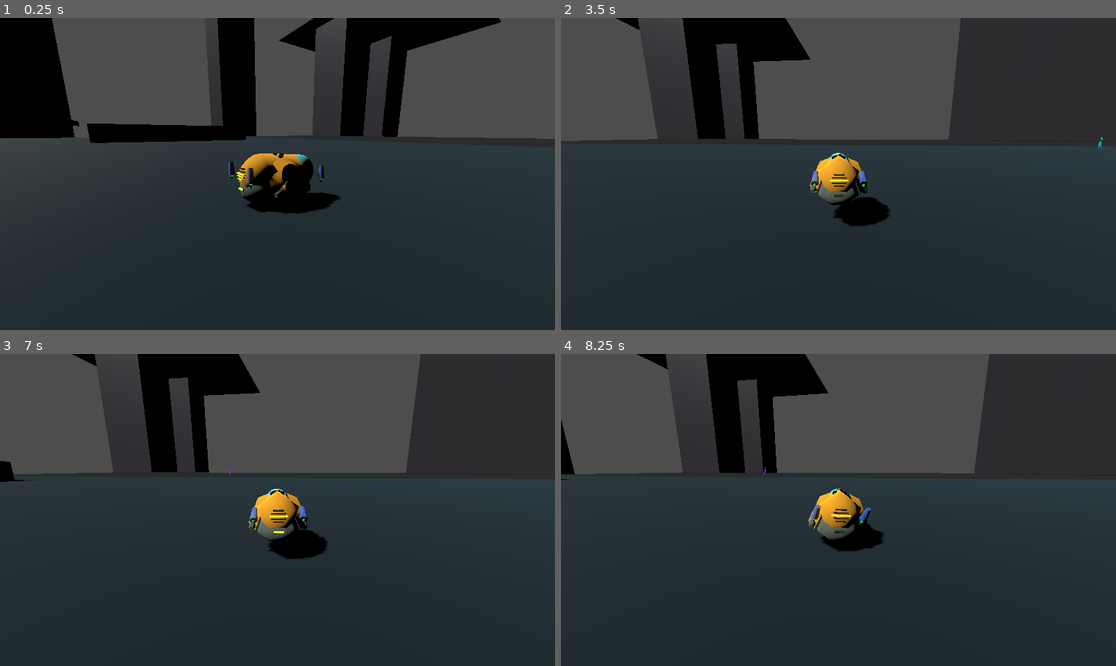
Above: before the commit, frames 1-4 (two rows, left to right).
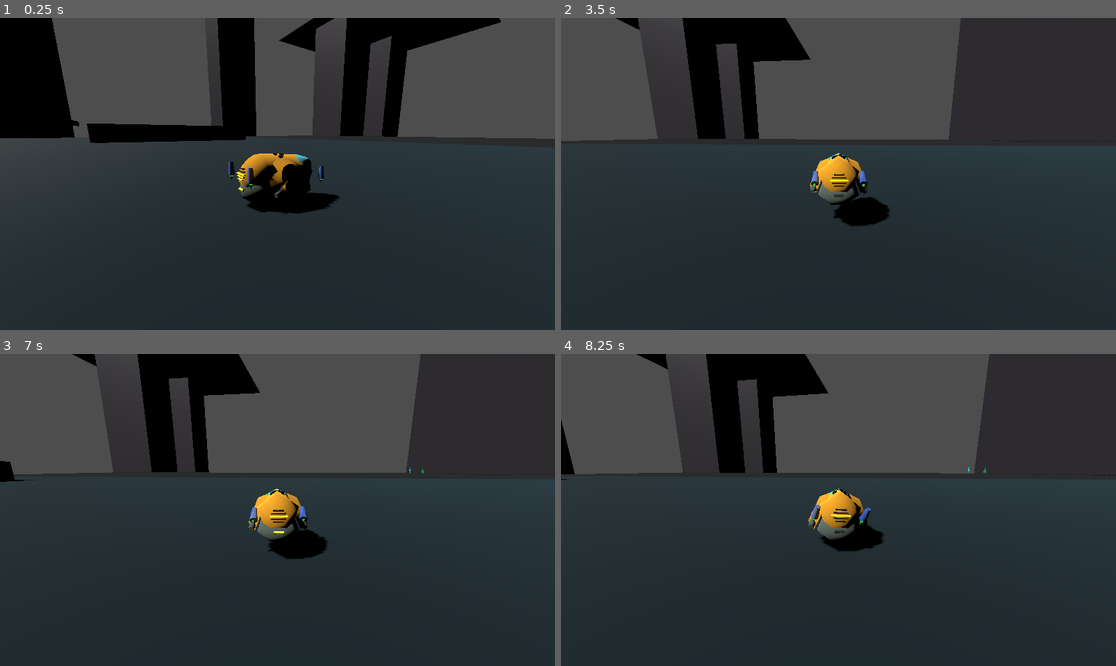
Above: after the commit, the same moments.

Repository: TaxiService/fcar
Game: Godot game, scene res://main.tscn
The game is run twice, just before and just after one commit, with the same random seed, the same clock (stepped at 60 frames per second) and the same inputs. The engine's default icon, where the game draws it, is replaced by a stand-in: a white triangle on a blue panel in a dark square.
Inputs (mouse positions are in pixels of both pictures, inside the frame that each line leads up to):
- Up to frame 1 (0.25 s): no input
- Up to frame 2 (3.5 s): move the mouse to (960, 158) at 0.52 s; hold D (strafe_right) 0.53-1.28 s; hold C (crouch) 0.53-1.28 s; click (960, 158) at 0.67 s; tap Space (jump) at 0.77, 1.52, 3.02 s; move the mouse to (727, 189) at 1.27 s; hold S (backward) 1.28-2.03 s; tap V (toggle_auto_hover) at 1.35 s; move the mouse to (894, 105) at 2.02 s; hold D (strafe_right) 2.03-2.78 s; tap Ctrl (toggle_com_compensation) at 2.1 s; move the mouse to (810, 236) at 2.77 s; hold W (forward) from 2.78 s (still down); tap Shift at 2.85 s; click (810, 236) at 2.92 s
- Up to frame 3 (7 s): move the mouse to (444, 556) at 3.52 s; release W (forward) at 3.53 s; hold C (crouch) 3.53-4.28 s; hold A (strafe_left) 3.53-5.03 s; tap Space (jump) at 3.77, 4.52, 6.02, 6.77 s; move the mouse to (111, 463) at 4.27 s; tap V (toggle_auto_hover) at 4.35 s; move the mouse to (305, 510) at 5.02 s; hold S (backward) 5.03-5.78 s; tap Ctrl (toggle_com_compensation) at 5.1 s; click (305, 510) at 5.17 s; move the mouse to (194, 432) at 5.77 s; hold D (strafe_right) 5.78-6.53 s; tap Shift at 5.85 s; move the mouse to (399, 494) at 6.52 s; hold W (forward) from 6.53 s (still down); hold C (crouch) from 6.53 s (still down)
- Up to frame 4 (8.25 s): move the mouse to (727, 525) at 7.27 s; release W (forward) at 7.28 s; release C (crouch) at 7.28 s; hold D (strafe_right) 7.28-8.03 s; tap V (toggle_auto_hover) at 7.35 s; click (727, 525) at 7.42 s; tap Space (jump) at 7.52 s; move the mouse to (894, 441) at 8.02 s; hold S (backward) from 8.03 s (still down); tap Ctrl (toggle_com_compensation) at 8.1 s

The runs differ from the first frame. In frame 1, less than 0.1% of the frame differs, in the area x 53-61%, y 43-59%; in frame 2, less than 0.1%; in frame 3, less than 0.1%; in frame 4, less than 0.1%.

Commit message:
added yaw acceleration tweaks

Diff:
--- a/FCar.gd
+++ b/FCar.gd
@@ -36,6 +36,10 @@
 @export_category("yaw")
 @export var yaw_thrust_angle: float = 30.0
 @export var max_angular_speed: float = 2.0
+@export var yaw_deceleration: float = 3.0  # How fast yaw input decays when released
+@export var yaw_accel_min: float = 0.3  # Yaw acceleration at max speed
+@export var yaw_accel_max: float = 1.8  # Yaw acceleration at rest
+@export var yaw_accel_max_speed: float = 50.0  # Speed at which yaw_accel_min kicks in
 
 @export_category("height lock")
 @export var height_lock_strength: float = 0.8
@@ -377,7 +381,14 @@
 	if abs(current_roll) > 0.1:
 		target_yaw *= 0.3
 
-	current_yaw = move_toward(current_yaw, target_yaw, yaw_acceleration * delta)
+	# Calculate speed-based yaw acceleration (lerp from max at rest to min at max_speed)
+	var speed = linear_velocity.length()
+	var speed_t = clamp(speed / yaw_accel_max_speed, 0.0, 1.0) if yaw_accel_max_speed > 0 else 0.0
+	var yaw_accel = lerp(yaw_accel_max, yaw_accel_min, speed_t)
+
+	# Use different rates: acceleration when pressing, deceleration when releasing
+	var yaw_rate = yaw_accel if abs(target_yaw) > 0.1 else yaw_deceleration
+	current_yaw = move_toward(current_yaw, target_yaw, yaw_rate * delta)
 
 	# Calculate final input values
 	var input_pitch = current_pitch
--- a/main.tscn
+++ b/main.tscn
@@ -24,6 +24,10 @@
 rings = 3
 
 [sub_resource type="SphereMesh" id="SphereMesh_h2yge"]
+radius = 0.345
+height = 0.615
+radial_segments = 7
+rings = 2
 
 [sub_resource type="StandardMaterial3D" id="StandardMaterial3D_1bvp3"]
 albedo_color = Color(0.41960785, 0.9529412, 1, 1)
@@ -127,6 +131,12 @@
 hover_thrust = 3.0
 heightlock_thrust = 5.0
 roll_differential = 0.5
+yaw_acceleration = 1.8
+max_angular_speed = 1.8
+yaw_deceleration = 1.5
+yaw_accel_min = 0.8
+yaw_accel_max = 1.5
+yaw_accel_max_speed = 30.0
 booster_default_thigh_angle = -60.0
 debug_thrusters = true
 com_compensation_enabled = false
@@ -144,7 +154,7 @@
 surface_material_override/0 = ExtResource("4_lquwl")
 
 [node name="MeshInstance3D3" type="MeshInstance3D" parent="FCar"]
-transform = Transform3D(2.5373334e-05, -0.0062358533, -0.6879197, -0.67026913, -0.48751736, 0.003224503, -0.51182514, 0.6384361, -0.0042568073, 0, 0.07722026, -0.68935686)
+transform = Transform3D(1, 0, 0, 0, -0.23896559, 0.9829226, 0, -1.276408, -0.18402006, 0, 0.17065963, -0.6605717)
 mesh = SubResource("SphereMesh_h2yge")
 skeleton = NodePath("../MeshInstance3D")
 surface_material_override/0 = SubResource("StandardMaterial3D_1bvp3")
@@ -399,7 +409,7 @@
 script = ExtResource("6_people")
 
 [node name="SpawnSurface1" type="Node3D" parent="."]
-transform = Transform3D(1, 0, 0, 0, 1, 0, 0, 0, 1, 0, 0.10619187, 0)
+transform = Transform3D(1, 0, 0, 0, 1, 0, 0, 0, 1, 41.285053, 0.10619187, -15.459599)
 script = ExtResource("7_spawn")
 enabled = true
 max_people = 50
@@ -410,7 +420,7 @@
 transform = Transform3D(1, 0, 0, 0, 1, 0, 0, 0, 1, -59.27123, 2.7867332, -5.4739046)
 script = ExtResource("7_spawn")
 enabled = true
-max_people = 50
+max_people = 20
 color_set_index = 1
 bounds_size = Vector3(30, 0, 30)
 
@@ -418,7 +428,7 @@
 transform = Transform3D(1, 0, 0, 0, 1, 0, 0, 0, 1, -304.52493, 13.921724, 69.873314)
 script = ExtResource("7_spawn")
 enabled = true
-max_people = 50
+max_people = 30
 color_set_index = 2
 bounds_size = Vector3(30, 0, 30)
 
@@ -426,14 +436,14 @@
 transform = Transform3D(1, 0, 0, 0, 1, 0, 0, 0, 1, -304.52493, -48.234848, 69.873314)
 script = ExtResource("7_spawn")
 enabled = true
-max_people = 50
+max_people = 20
 bounds_size = Vector3(30, 0, 30)
 
 [node name="SpawnSurface5" type="Node3D" parent="."]
 transform = Transform3D(1, 0, 0, 0, 1, 0, 0, 0, 1, -304.52493, -111.485374, 69.873314)
 script = ExtResource("7_spawn")
 enabled = true
-max_people = 50
+max_people = 25
 color_set_index = 1
 bounds_size = Vector3(30, 0, 30)
 
@@ -441,14 +451,14 @@
 transform = Transform3D(1, 0, 0, 0, 1, 0, 0, 0, 1, 91.3519, 136.54045, -66.47228)
 script = ExtResource("7_spawn")
 enabled = true
-max_people = 50
+max_people = 20
 bounds_size = Vector3(30, 0, 30)
 
 [node name="SpawnSurface7" type="Node3D" parent="."]
 transform = Transform3D(1, 0, 0, 0, 1, 0, 0, 0, 1, 28.589527, 143.93634, 213.12761)
 script = ExtResource("7_spawn")
 enabled = true
-max_people = 50
+max_people = 30
 color_set_index = 2
 bounds_size = Vector3(30, 0, 30)
 
@@ -474,3 +484,10 @@
 max_people = 50
 color_set_index = 2
 bounds_size = Vector3(100, 0, 100)
+
+[node name="SpawnSurface11" type="Node3D" parent="."]
+transform = Transform3D(1, 0, 0, 0, 1, 0, 0, 0, 1, -18.94347, 0.10619187, 26.995434)
+script = ExtResource("7_spawn")
+enabled = true
+max_people = 30
+bounds_size = Vector3(50, 0, 50)
